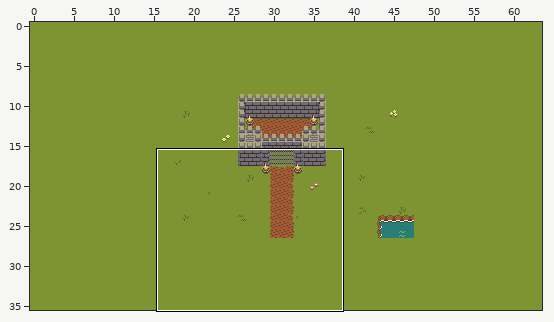
Two states of a Tiled map, map/map-test.tmx. Above: a wide view before the commit, with the close-up outlined.
Close-up. The starting point:
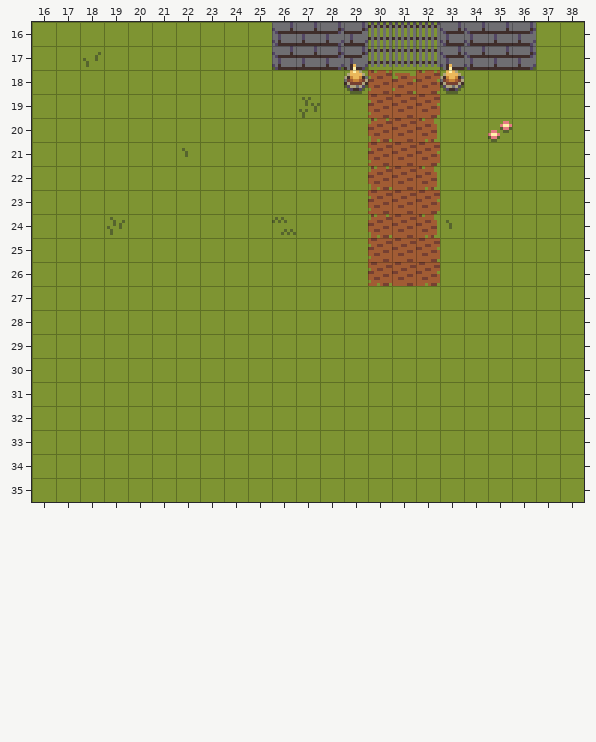
Cells are 8x8 px. Shown: x 16..38, y 16..35. The commit also changed other parts of the map, which this record leaves out.
The same view after the edit:
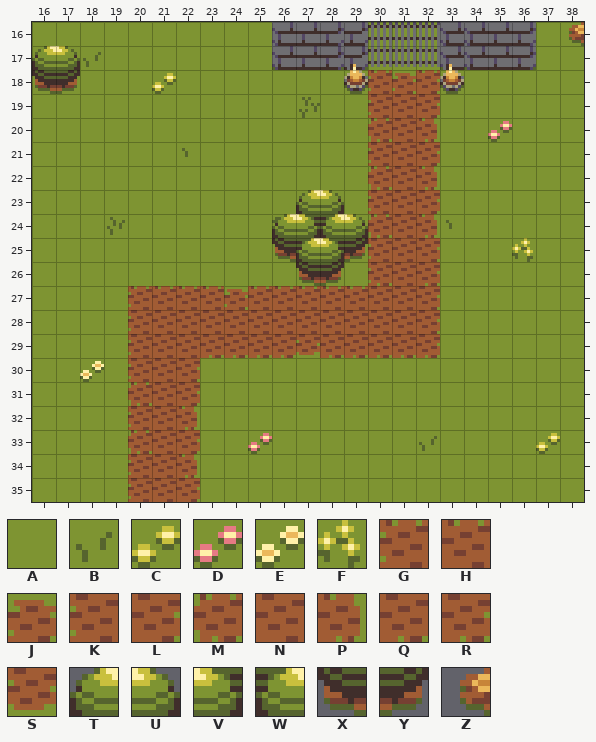
Key: from "Overworld": A 0, B 2, C 48, D 50, E 51, F 98, G 936, H 937, J 940, K 960, L 962, M 963, N 964, P 965, Q 985, R 986, S 988, T 1227, U 1228, V 1251, W 1252, X 1274, Y 1277, Z 1308.
_ is an empty cell.
Edits made:
Layer "Calque de Tuiles 1":
y 18: x 21 A -> C
y 25: x 36 A -> F
y 27: x 20..32 AAAAAAAAAAAAA -> GHHHJHHHHHNNL
y 28: x 20..32 AAAAAAAAAAAAA -> KNNNNNNNNNNNL
y 29: x 20..32 AAAAAAAAAAAAA -> KNNQQQQSQQQQR
y 30: x 18 A -> E; x 20..22 AAA -> KNL
y 31: x 20..22 AAA -> MNL
y 32: x 20..22 AAA -> KNP
y 33: x 20..22 AAA -> MNL; x 25 A -> D; x 32 A -> B; x 37 A -> C
y 34: x 20..22 AAA -> KNP
y 35: x 20..22 AAA -> KNL
Layer "Calque de Tuiles 3":
y 16: x 38 _ -> Z
y 17: x 16..17 __ -> TU
y 18: x 16..17 __ -> XY
y 23: x 27..28 __ -> TU
y 24: x 26..29 ____ -> TVWU
y 25: x 26..29 ____ -> XWVY
y 26: x 27..28 __ -> XY
Where, in picture pixels (left, top, right, bottom), the same in both close-ups:
added: (569, 22, 584, 46)
added: (32, 46, 80, 94)
changed: (152, 73, 176, 94)
changed: (128, 190, 440, 502)
changed: (512, 238, 533, 262)
changed: (80, 361, 104, 382)
changed: (536, 433, 560, 454)
